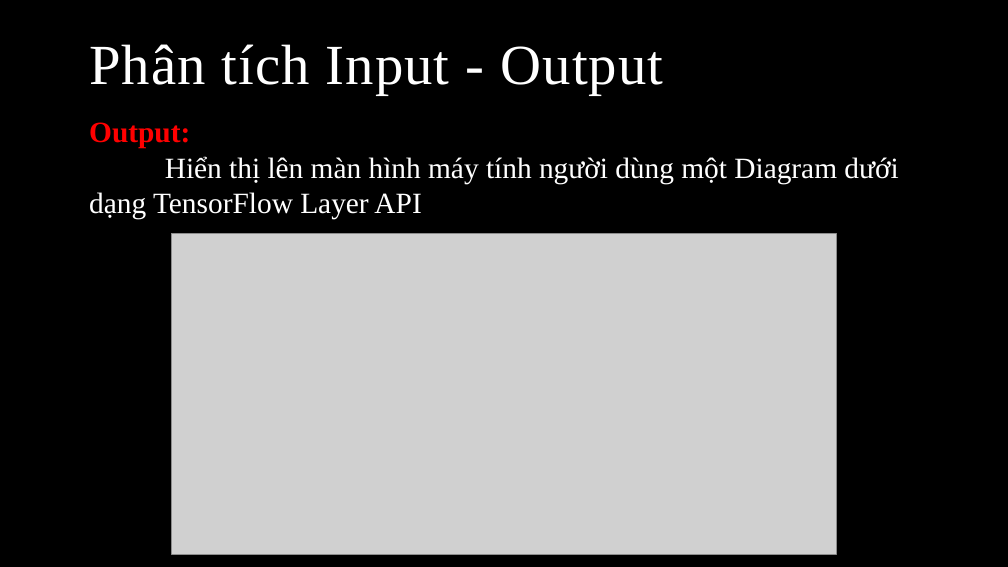
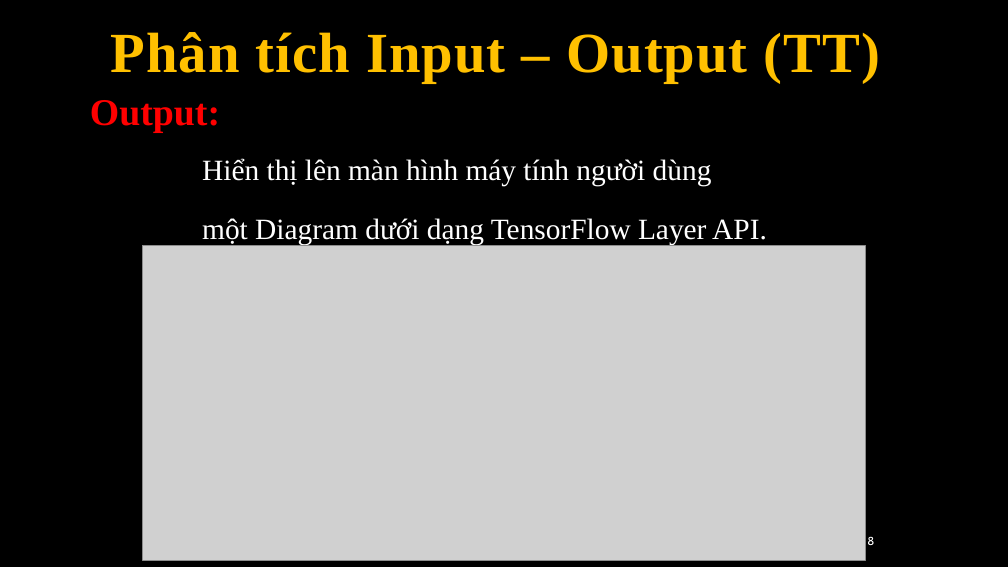
Before and after one commit to hqhoangvuong/DoAn1_CNTT, a slide deck: slide 9 of BaoCao.pptx (slide 14 before the commit). Drawn at 1008x567 pixels with LibreOffice and Linux fonts; fonts in the diff are those of the drawing; grey boxes stand for pictures; background and template pictures are left out. Boxes give left, top, right and bottom in pixels: in the first picture for what was removed or moved away, otherwise in the second. Text is boxed around its words. In the diff, an @@ line names an element or a change of style, - is before the commit and + after.

```diff
--- a/BaoCao.pptx
+++ b/BaoCao.pptx
@@ title at box(111, 32, 880, 83): text changed; text colour #FFFFFF to #FFC000; bold on @@
-Phân tích Input - Output
+Phân tích Input – Output (TT)
@@ text "Output:": place and size @@
-text "Output:" at box(89, 122, 898, 219)
+text "Output:" at box(90, 100, 767, 246)
@@ text at box(90, 100, 220, 133): size 28 to 36 pt in "Output:" @@
@@ text at box(202, 158, 767, 246): text changed @@
-Hiển thị lên màn hình máy tính người dùng một Diagram dưới dạng TensorFlow Layer API
+Hiển thị lên màn hình máy tính người dùng
+một Diagram dưới dạng TensorFlow Layer API.
@@ picture: place and size @@
-picture at box(172, 233, 836, 554)
+picture at box(143, 246, 865, 561)
@@ page number added at box(867, 536, 874, 545), 11 pt, text #FFFFFF @@
+8
```
Also in this commit, not shown: 14 other slides changed, 8 slides removed, 4 other files.
